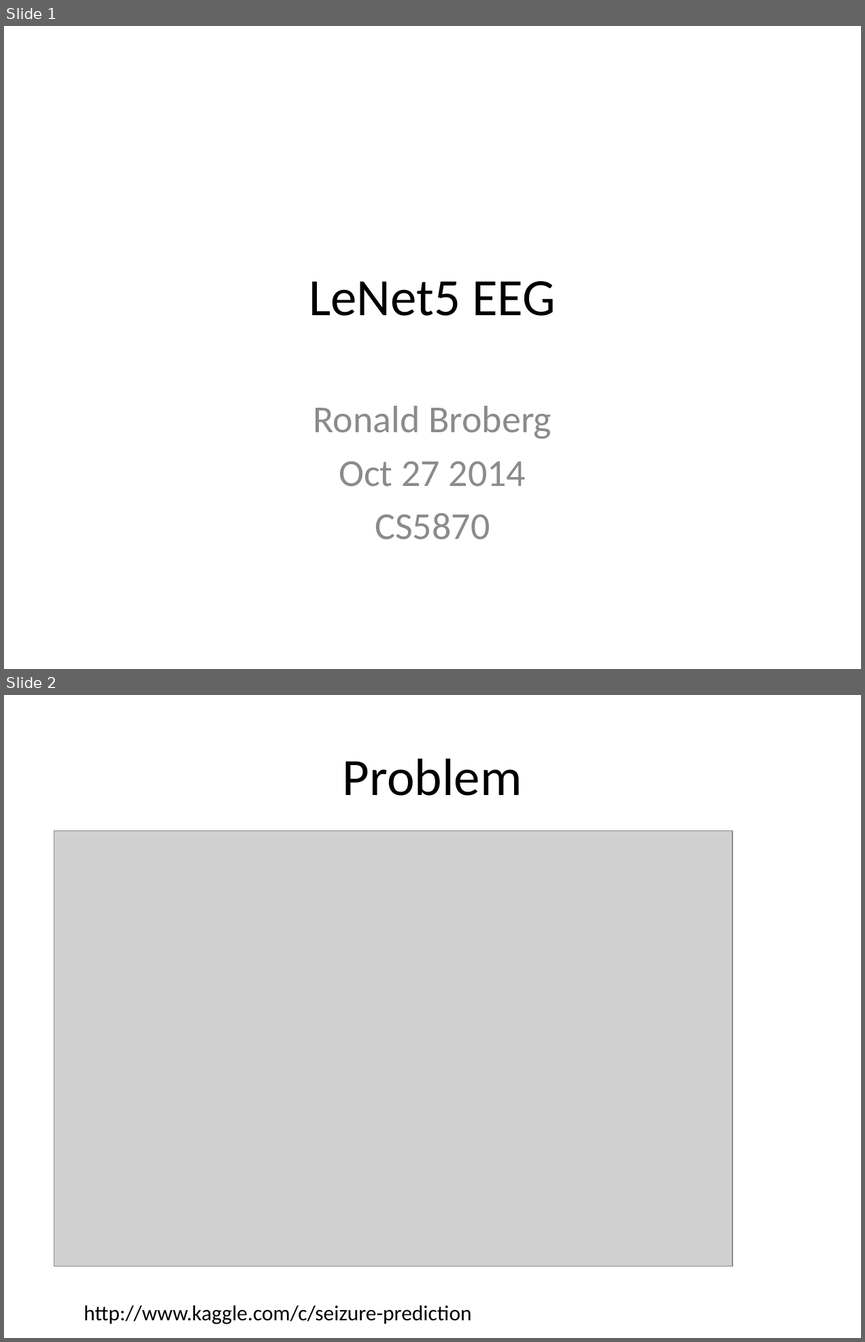
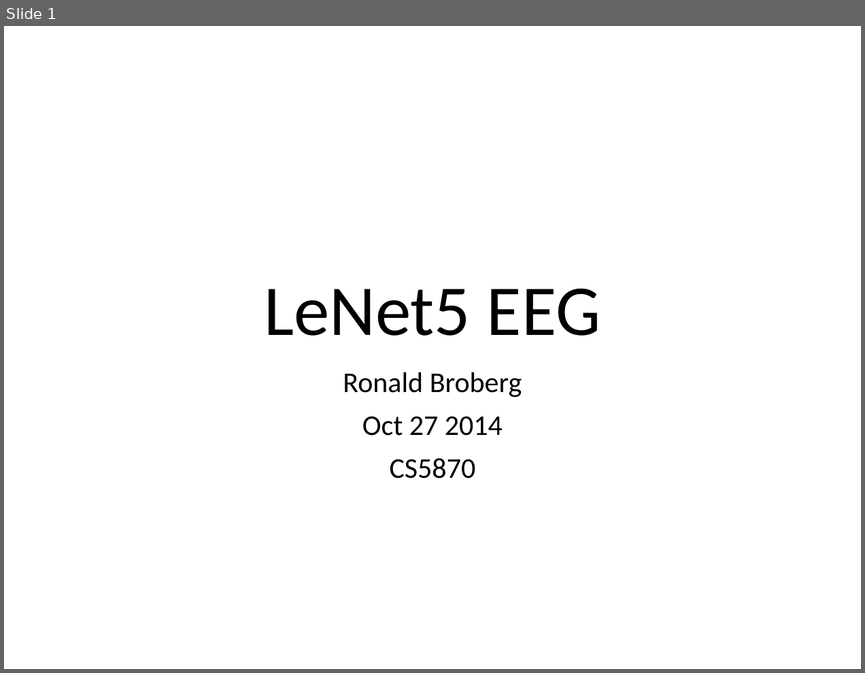
Before and after one commit to rbroberg/uccs.edu, a slide deck: cs5870/project/LeNet5 EEG.pptx. Shown one above the other, each under a label of ours: slides 1 and 2 before the commit, slide 1 after it. The pictures are 865x1342 and 865x673 pixels, drawn with LibreOffice and Linux fonts; fonts in the diff are those of the drawing; grey boxes stand for pictures. Boxes give left, top, right and bottom in pixels: in the first picture for what was removed or moved away, otherwise in the second. Text is boxed around its words. In the diff, an @@ line names an element or a change of style, - is before the commit and + after.

```diff
--- a/cs5870/project/LeNet5 EEG.pptx
+++ b/cs5870/project/LeNet5 EEG.pptx
@@ slide 2 removed at [4, 695, 861, 1338], background #FFFFFF @@
@@ title removed at [343, 758, 522, 796] @@
-Problem
@@ picture removed at [54, 830, 732, 1266] @@
@@ text removed at [84, 1305, 471, 1324] @@
-http://www.kaggle.com/c/seizure-prediction
@@ slide 1 changed as well @@
@@ title "LeNet5 EEG": place and size @@
-title "LeNet5 EEG" at [309, 281, 555, 316]
+title "LeNet5 EEG" at [264, 288, 600, 335]
@@ title "LeNet5 EEG" at [264, 288, 600, 335]: size 44 to 60 pt; line spacing 1 to 0.9; vertical alignment middle to bottom @@
@@ subtitle "Ronald Broberg": place and size @@
-subtitle "Ronald Broberg" at [313, 405, 551, 539]
+subtitle "Ronald Broberg" at [343, 371, 522, 478]
@@ subtitle "Ronald Broberg" at [343, 371, 522, 478]: size 32 to 24 pt, text colour #8C8C8C to #000000; line spacing 1 to 0.9; more space between paragraphs @@
```
Also in this commit, not shown: 4 other slides changed, 7 slides added, 3 other slides removed.
